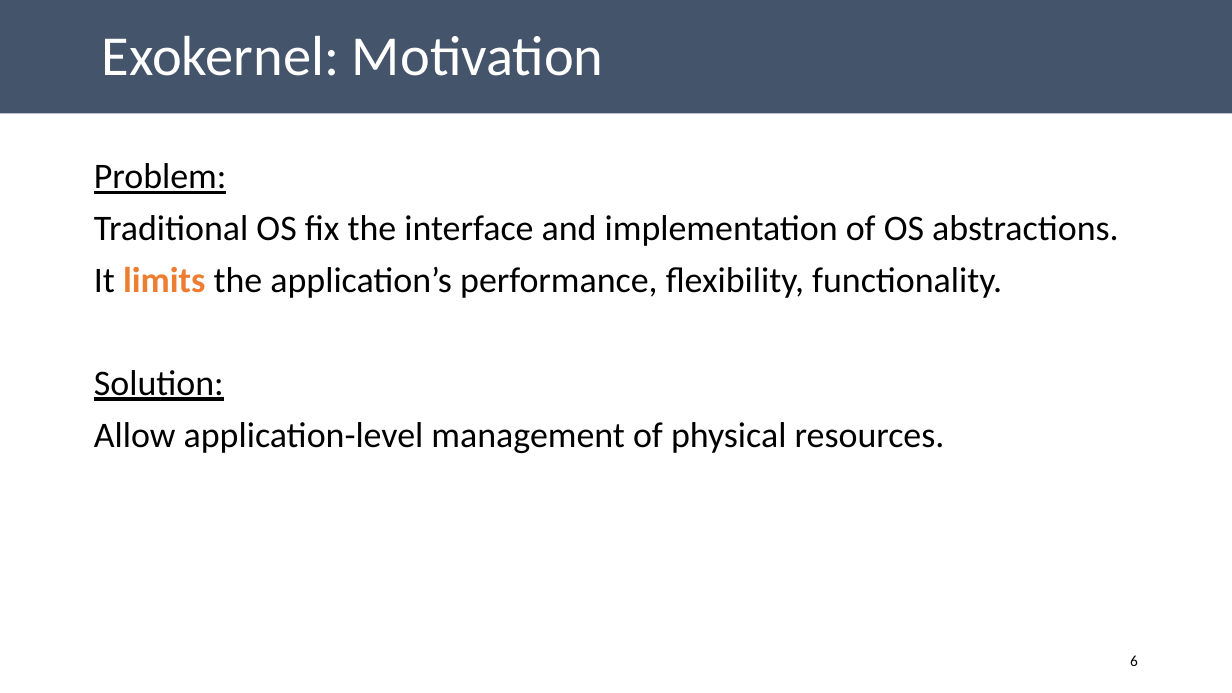
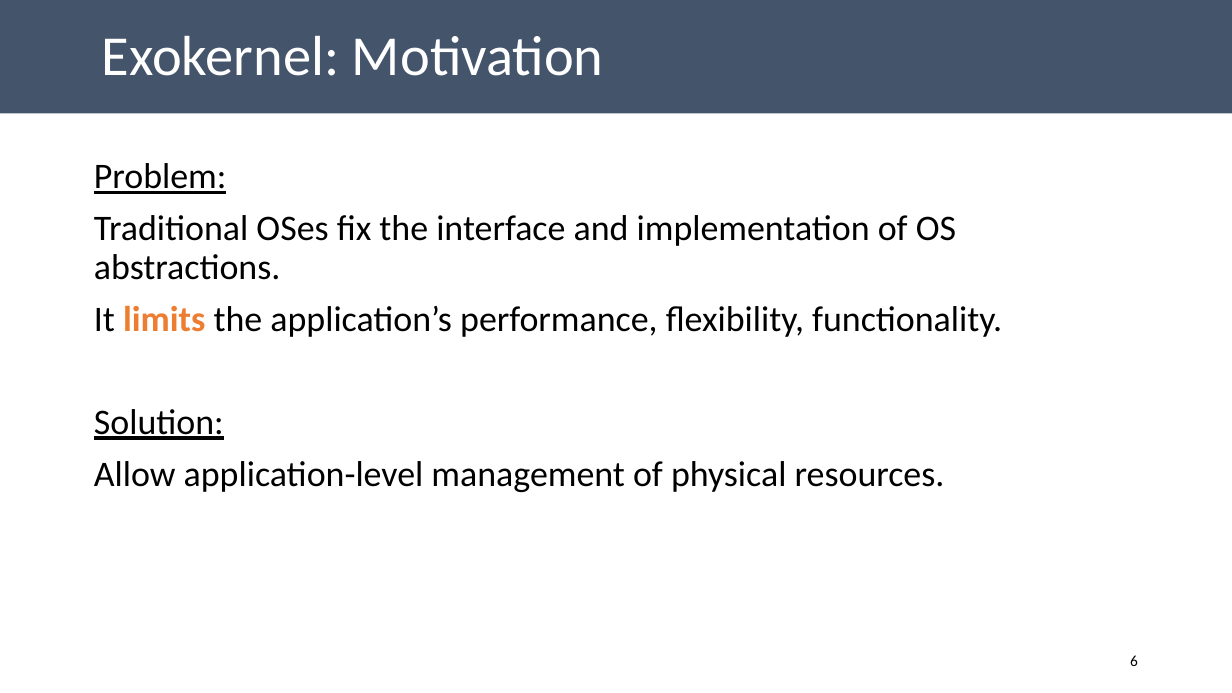
Before and after one commit to aghosn/CandidacyPresentation, a slide deck: slide 6 of CE_presentation.pptx. Drawn at 1232x693 pixels with LibreOffice and Linux fonts; fonts in the diff are those of the drawing. Boxes give left, top, right and bottom in pixels: in the first picture for what was removed or moved away, otherwise in the second. Text is boxed around its words. In the diff, an @@ line names an element or a change of style, - is before the commit and + after.

```diff
--- a/CE_presentation.pptx
+++ b/CE_presentation.pptx
@@ text at bbox=[94, 215, 956, 280]: text changed @@
-Traditional OS fix the interface and implementation of OS abstractions.
+Traditional OSes fix the interface and implementation of OS abstractions.
```
Also in this commit, not shown: 3 other slides changed, 1 slide added, 1 other file.
